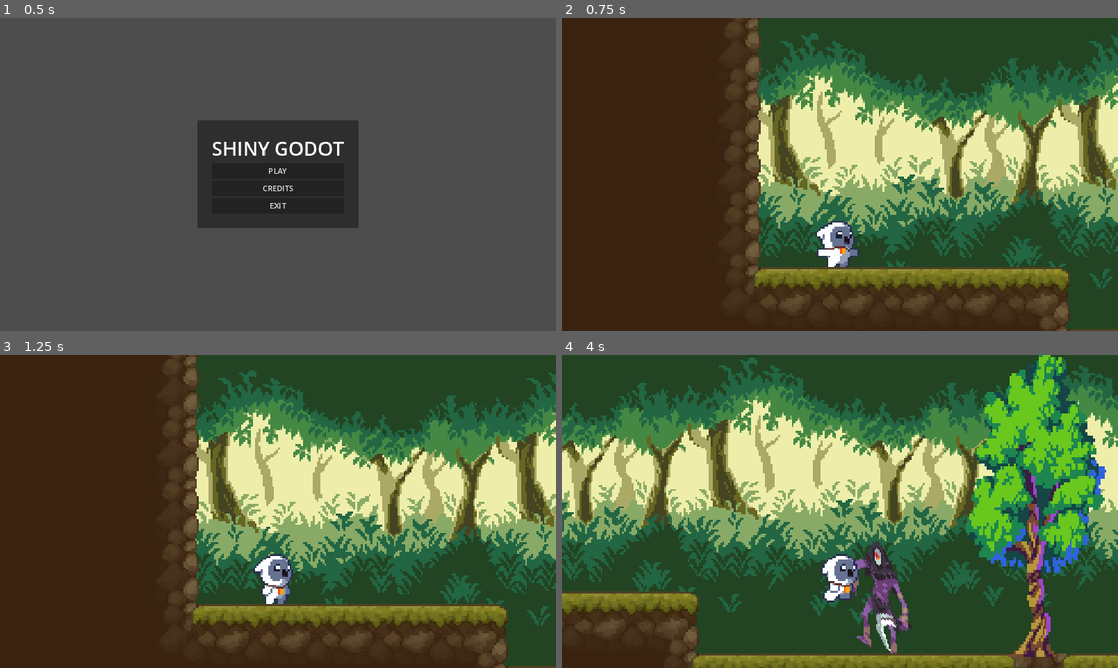
Above: before the commit, frames 1-4 (two rows, left to right).
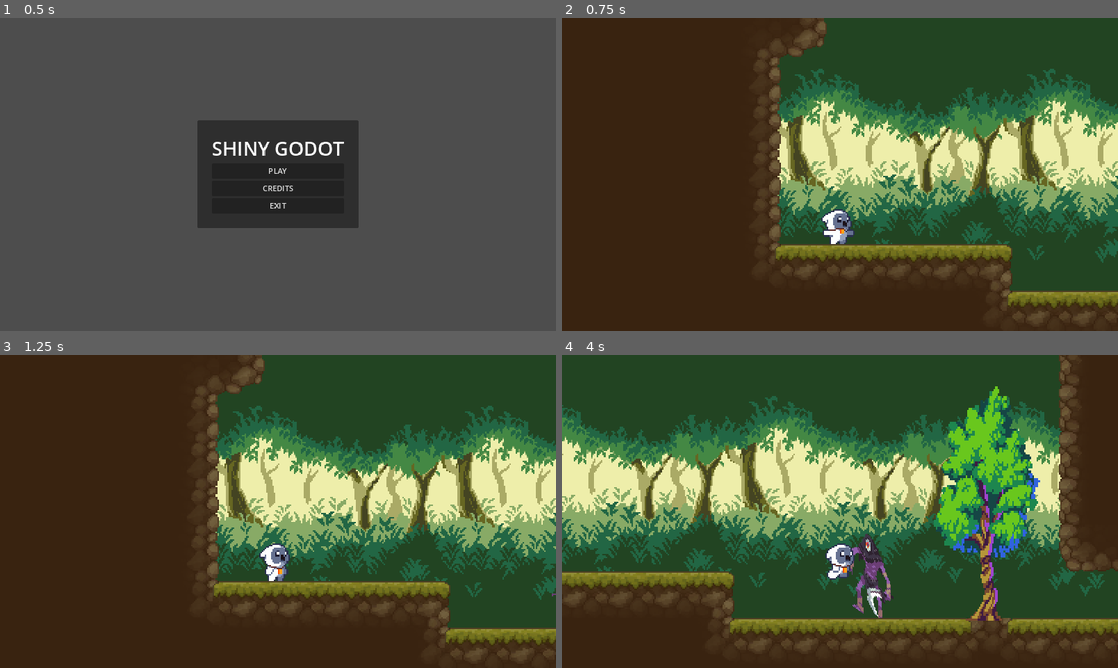
Above: after the commit, the same moments.

Repository: CrisIsla/shiny-godot
Game: Godot game, scene res://scenes/menu.tscn
Two runs of this game, one before a commit and one after it. Both use one fixed random seed, a clock stepped at 60 frames per second and the inputs below.
Inputs:
- Up to frame 1 (0.5 s): no input
- Up to frame 2 (0.75 s): click "PLAY" at 0.5 s
- Up to frame 3 (1.25 s): no input
- Up to frame 4 (4 s): tap Enter at 1.25 s; hold D (move_right) 1.28-2.78 s; tap J (attack) at 1.35, 2.85 s; tap K (jump) at 1.52, 2.27, 3.77 s; tap Q (spawn_bullet) at 2.1, 3.6 s; hold A (move_left) 2.78-3.53 s; hold D (move_right) from 3.53 s (still down)

Frame 1 is identical in both runs. In frame 2, 37% of the frame differs, in the area x 29-100%, y 0-100%; in frame 3, 37%; in frame 4, 64%, in the area x 0-100%, y 0-100%.

Commit message:
added slime enemy

Diff:
--- a/scenes/player.tscn
+++ b/scenes/player.tscn
@@ -1191,7 +1191,7 @@
 
 [node name="Camera2D" type="Camera2D" parent="."]
 position = Vector2(0, -48)
-zoom = Vector2(4, 4)
+zoom = Vector2(3, 3)
 position_smoothing_speed = 10.0
 
 [node name="Area2D" type="Area2D" parent="."]
--- /dev/null
+++ b/scenes/slime.tscn
@@ -0,0 +1,133 @@
+[gd_scene load_steps=6 format=3 uid="uid://t7h2wocc8hij"]
+
+[ext_resource type="Texture2D" uid="uid://c42aln0chhcrd" path="res://assets/enemy/Slime/Sprite Sheet - Green Idle.png" id="1_0y3e4"]
+
+[sub_resource type="Animation" id="Animation_kf3t3"]
+resource_name = "idle"
+loop_mode = 1
+step = 0.15
+tracks/0/type = "value"
+tracks/0/imported = false
+tracks/0/enabled = true
+tracks/0/path = NodePath("Sprite2D:texture")
+tracks/0/interp = 1
+tracks/0/loop_wrap = true
+tracks/0/keys = {
+"times": PackedFloat32Array(0),
+"transitions": PackedFloat32Array(1),
+"update": 1,
+"values": [ExtResource("1_0y3e4")]
+}
+tracks/1/type = "value"
+tracks/1/imported = false
+tracks/1/enabled = true
+tracks/1/path = NodePath("Sprite2D:hframes")
+tracks/1/interp = 1
+tracks/1/loop_wrap = true
+tracks/1/keys = {
+"times": PackedFloat32Array(0),
+"transitions": PackedFloat32Array(1),
+"update": 1,
+"values": [7]
+}
+tracks/2/type = "value"
+tracks/2/imported = false
+tracks/2/enabled = true
+tracks/2/path = NodePath("Sprite2D:vframes")
+tracks/2/interp = 1
+tracks/2/loop_wrap = true
+tracks/2/keys = {
+"times": PackedFloat32Array(0),
+"transitions": PackedFloat32Array(1),
+"update": 1,
+"values": [1]
+}
+tracks/3/type = "value"
+tracks/3/imported = false
+tracks/3/enabled = true
+tracks/3/path = NodePath("Sprite2D:frame")
+tracks/3/interp = 1
+tracks/3/loop_wrap = true
+tracks/3/keys = {
+"times": PackedFloat32Array(0, 0.15, 0.3, 0.45, 0.6, 0.75),
+"transitions": PackedFloat32Array(1, 1, 1, 1, 1, 1),
+"update": 1,
+"values": [0, 1, 2, 3, 4, 5]
+}
+
+[sub_resource type="Animation" id="Animation_yuwkq"]
+length = 0.001
+tracks/0/type = "value"
+tracks/0/imported = false
+tracks/0/enabled = true
+tracks/0/path = NodePath("Sprite2D:texture")
+tracks/0/interp = 1
+tracks/0/loop_wrap = true
+tracks/0/keys = {
+"times": PackedFloat32Array(0),
+"transitions": PackedFloat32Array(1),
+"update": 1,
+"values": [ExtResource("1_0y3e4")]
+}
+tracks/1/type = "value"
+tracks/1/imported = false
+tracks/1/enabled = true
+tracks/1/path = NodePath("Sprite2D:hframes")
+tracks/1/interp = 1
+tracks/1/loop_wrap = true
+tracks/1/keys = {
+"times": PackedFloat32Array(0),
+"transitions": PackedFloat32Array(1),
+"update": 1,
+"values": [7]
+}
+tracks/2/type = "value"
+tracks/2/imported = false
+tracks/2/enabled = true
+tracks/2/path = NodePath("Sprite2D:vframes")
+tracks/2/interp = 1
+tracks/2/loop_wrap = true
+tracks/2/keys = {
+"times": PackedFloat32Array(0),
+"transitions": PackedFloat32Array(1),
+"update": 1,
+"values": [1]
+}
+tracks/3/type = "value"
+tracks/3/imported = false
+tracks/3/enabled = true
+tracks/3/path = NodePath("Sprite2D:frame")
+tracks/3/interp = 1
+tracks/3/loop_wrap = true
+tracks/3/keys = {
+"times": PackedFloat32Array(0),
+"transitions": PackedFloat32Array(1),
+"update": 1,
+"values": [0]
+}
+
+[sub_resource type="AnimationLibrary" id="AnimationLibrary_46fgm"]
+_data = {
+"RESET": SubResource("Animation_yuwkq"),
+"idle": SubResource("Animation_kf3t3")
+}
+
+[sub_resource type="CapsuleShape2D" id="CapsuleShape2D_tdnki"]
+height = 34.0
+
+[node name="Slime" type="CharacterBody2D"]
+
+[node name="Sprite2D" type="Sprite2D" parent="."]
+position = Vector2(0, -16)
+texture = ExtResource("1_0y3e4")
+hframes = 7
+
+[node name="AnimationPlayer" type="AnimationPlayer" parent="."]
+libraries = {
+"": SubResource("AnimationLibrary_46fgm")
+}
+
+[node name="CollisionShape2D" type="CollisionShape2D" parent="."]
+position = Vector2(0, -10)
+rotation = 1.5708
+shape = SubResource("CapsuleShape2D_tdnki")
--- a/scripts/player/player.gd
+++ b/scripts/player/player.gd
@@ -16,6 +16,8 @@
 @onready var animation_tree = $AnimationTree
 @onready var playback = animation_tree.get("parameters/playback")
 @onready var hitbox = $Pivot/Area2D/hitbox
+
+@export var hp = 3
 
 func _ready():
 	animation_tree.active = true
Binary file added: assets/enemy/Minotaur/minotaur.png
Not shown, added: assets/enemy/Minotaur/minotaur.png.import
Binary file added: assets/enemy/Slime/Sprite Sheet - Green Death - No Flash.png
Not shown, added: assets/enemy/Slime/Sprite Sheet - Green Death - No Flash.png.import
Binary file added: assets/enemy/Slime/Sprite Sheet - Green Death.png
Not shown, added: assets/enemy/Slime/Sprite Sheet - Green Death.png.import
Binary file added: assets/enemy/Slime/Sprite Sheet - Green Idle.png
Not shown, added: assets/enemy/Slime/Sprite Sheet - Green Idle.png.import
